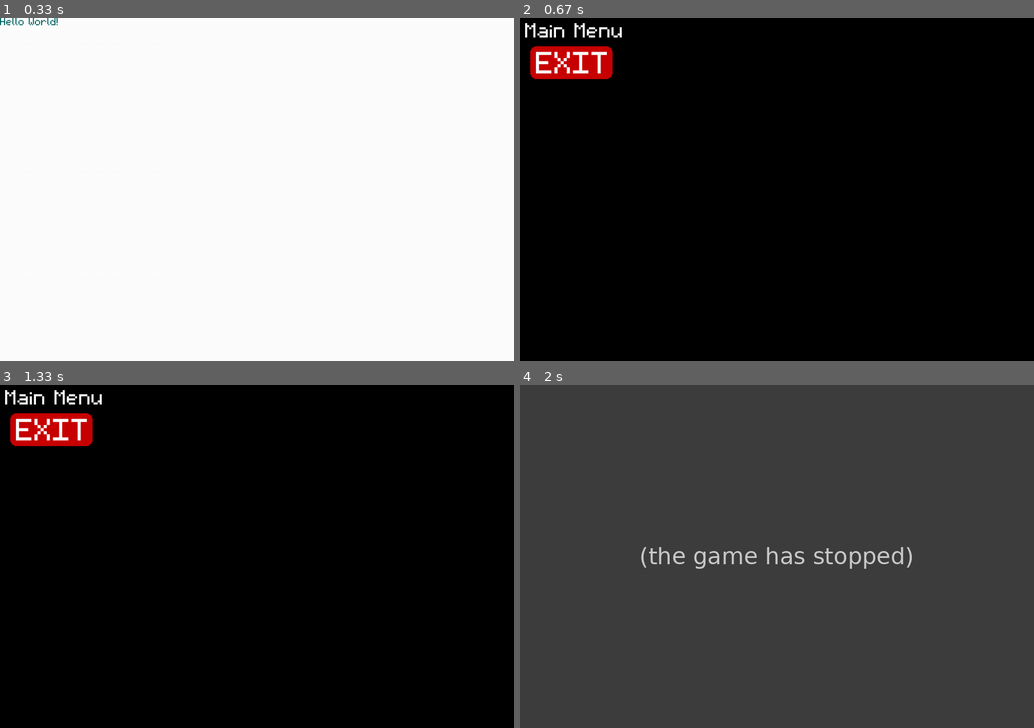
Above: before the commit, frames 1-4 (two rows, left to right).
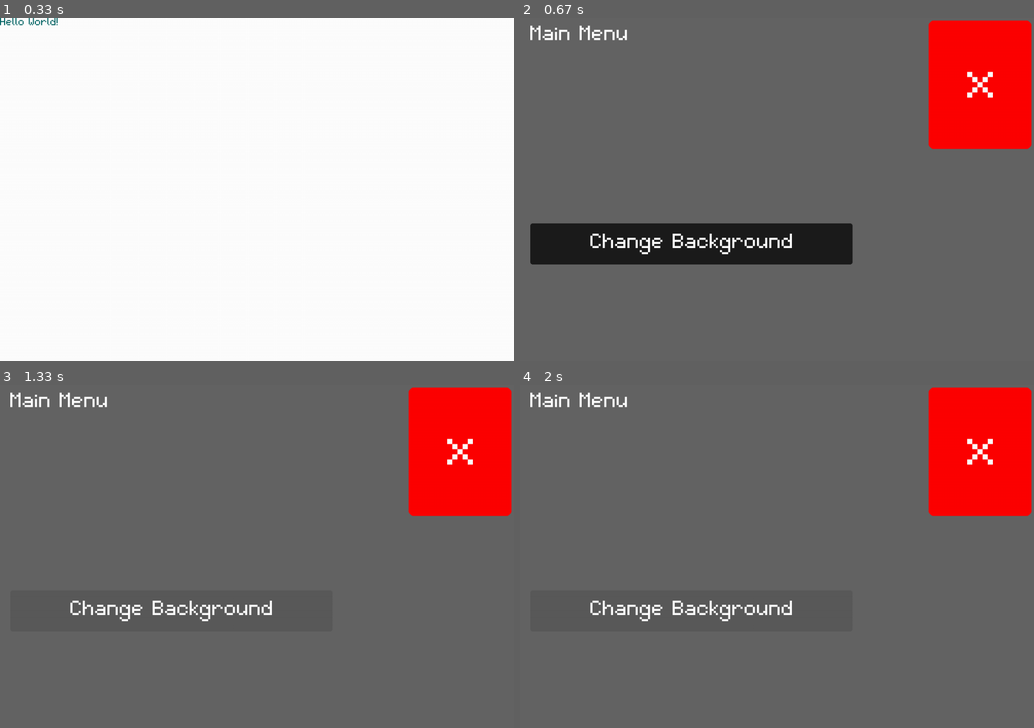
Above: after the commit, the same moments.

Repository: shegsharem/base_pygame_framework
Game: pygame game, started from main.py
The game is run twice, just before and just after one commit, with the same random seed, the same clock (stepped at 60 frames per second) and the same inputs.
Inputs (mouse positions are in pixels of both pictures, inside the frame that each line leads up to):
- Up to frame 1 (0.33 s): no input
- Up to frame 2 (0.67 s): tap Esc at 0.33 s
- Up to frame 3 (1.33 s): press the mouse at (169, 611) at 0.7 s; move the mouse to (123, 631) at 0.8 s; release the mouse at (77, 655) at 0.93 s; click (292, 628) at 1.05 s
- Up to frame 4 (2 s): press the mouse at (689, 611) at 1.37 s; move the mouse to (648, 518) at 1.47 s; release the mouse at (607, 429) at 1.6 s; press the mouse at (689, 611) at 1.7 s; move the mouse to (674, 604) at 1.8 s; release the mouse at (658, 601) at 1.93 s

Frame 1 is identical in both runs. In frame 2, 100% of the frame differs, in the area x 0-100%, y 0-100%; in frame 3, 100%; in frame 4, 100%.
Before the commit the program exited at 1.57 s; later frames show no game.

Commit message:
button highlighting is functional

Diff:
--- a/main.py
+++ b/main.py
@@ -32,6 +32,7 @@
         self.rect = pygame.Rect(x,y,width,height)
         self.mask = None
         self.surface = None
+        self.mouse_hover = False
 
     def draw(self, surface:pygame.Surface) -> None:
         """Draw button on a surface
@@ -39,6 +40,8 @@
         Args:
             surface (pygame.Surface): Surface to render button onto
         """
+        mouse_position = pygame.mouse.get_pos()
+
         if self.text != " ":
             text = Font().render(self.text, self.text_location,
                                  self.text_size_factor, self.text_color)
@@ -47,17 +50,43 @@
             text = clip(text, text_rect.x, text_rect.y, text_rect.width, text_rect.height)
             text_rect = text.get_bounding_rect()
 
-            self.rect = self.rect.inflate(text_rect.width+self.text_size_factor*2,
-                                          text_rect.height+self.text_size_factor*2)
+            self.rect.width = text_rect.width * self.text_size_factor//2.5
+            self.rect.height = text_rect.height * self.text_size_factor//2
 
             self.rect.topleft = (self.x, self.y)
             text_rect.center = self.rect.center
-            pygame.draw.rect(surface, self.color, self.rect, border_radius=2*self.text_size_factor)
-            surface.blit(text, text_rect)
+
+            self.surface = clip(surface, self.x, self.y, self.rect.width, self.rect.height)
+
+            if self.rect.collidepoint(mouse_position):
+                if self.surface.get_at((mouse_position[0]-self.x,
+                                        mouse_position[1]-self.y)) == self.color or self.text_color:
+
+                    pygame.draw.rect(surface, (90,90,90), self.rect,
+                                     border_radius=self.text_size_factor)
+
+                    surface.blit(text, text_rect)
+                    self.mouse_hover = True
+
+            else:
+                pygame.draw.rect(surface, self.color, self.rect,
+                                 border_radius=self.text_size_factor)
+
+                surface.blit(text, text_rect)
+                self.mouse_hover = False
+
         else:
-            pygame.draw.rect(surface,self.color, self.rect)
-        self.surface = clip(surface, self.x, self.y, self.rect.width, self.rect.height)
-
+            self.surface = clip(surface, self.x, self.y, self.rect.width, self.rect.height)
+            if self.rect.collidepoint(mouse_position):
+                if self.surface.get_at((mouse_position[0]-self.x,
+                                        mouse_position[1]-self.y)) == self.color or self.text_color:
+
+                    pygame.draw.rect(surface, (90,90,90), self.rect)
+                    self.mouse_hover = True
+
+            else:
+                pygame.draw.rect(surface,self.color, self.rect)
+                self.mouse_hover = False
 
     def is_clicked(self) -> bool:
         """Function to check if button is clicked
@@ -65,11 +94,9 @@
         Returns:
             bool: Boolean of click
         """
-        mouse_position = pygame.mouse.get_pos()
-        if self.rect.collidepoint(mouse_position):
+        if self.mouse_hover:
             if pygame.mouse.get_pressed()[0]:
-                if self.surface.get_at((mouse_position[0]-self.x, mouse_position[1]-self.y)) == self.color or self.text_color:
-                    return True
+                return True
         return False
 
 
@@ -218,18 +245,27 @@
         self.running = True
         pygame.event.clear() # clear event queue
 
-        self.screen.fill((0,0,0))
-        menu_title = Font().render("Main Menu", (0,0), 4,text_color=(255,255,255))
-        self.screen.blit(menu_title, (10,10))
-
-        exit_button = Button(x=20,y=55,text="EXIT",button_color= (202,2,2),text_size_factor=6, text_color=(255,255,255))
-
-        exit_button.draw(self.screen)
+        menu_title = Font().render("Main Menu", size_factor=4,text_color=(255,255,255))
+
+
+        exit_button = Button(x=795,y=5,text="x",button_color= (255,0,0),text_size_factor=10, text_color=(255,255,255))
+        change_button = Button(x=20,y=400,text="Change Background", button_color = (28,28,28),text_size_factor=4, text_color=(255,255,255))
+
 
         while self.running:
+            if not change_button.is_clicked():
+                self.screen.fill((100,100,100))
+
+            if change_button.is_clicked():
+                self.screen.fill((23,23,23))
+
             if exit_button.is_clicked():
                 pygame.quit()
                 sys.exit()
+
+            self.screen.blit(menu_title, (20,15))
+            exit_button.draw(self.screen)
+            change_button.draw(self.screen)
 
             for event in pygame.event.get():
                 if event.type == pygame.QUIT:
